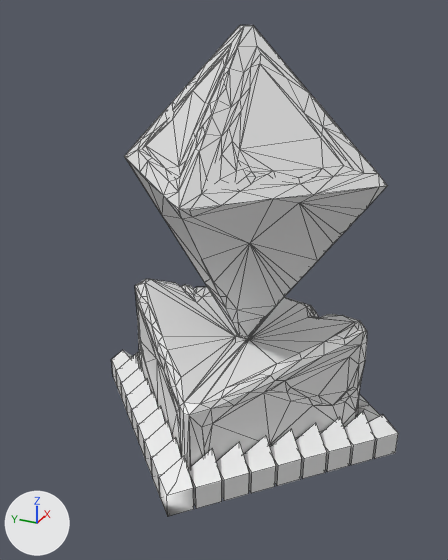
Two versions of the FBX model Elderland/Assets/Resources/Enemies/TurretEnemy/TurretEnemyModelFBX.fbx, one commit apart.
The view is the same before and after, from a 50 mm camera at (-4.39, -1.8, 2.87) aimed at (-0.03, 0.16, 0.69). Lighting does not change. The marker at lower left points along +X, +Y and +Z. Mesh edges are drawn as thin lines. Objects named as collision shapes, trigger or cutter boxes, shadow casters or lower levels of detail are left out. Where no turn or scale is listed for an object, it has been applied to the vertices.

The older version as bpy lines, for what is in view:
```python
me_cube = bpy.data.meshes.new('Cube')
me_cube.from_pydata(...)  # 272 vertices, 212 faces; spans x -2.68..0.14, y -1.41..1.41, z -0.1..0.25
me_cube.materials.append(mat_material)  # white #e7e7e7
me_cube_003 = bpy.data.meshes.new('Cube.003')
me_cube_003.from_pydata(...)  # 350 vertices, 692 faces; spans x -1.07..1.07, y -1.08..1.08, z -0.63..0.51
me_cube_003.materials.append(mat_material)  # white #e7e7e7
me_cube_004 = bpy.data.meshes.new('Cube.004')
me_cube_004.from_pydata(...)  # 304 vertices, 604 faces; spans x -1.09..0.86, y -1.1..1.1, z -1.47..1.04
me_cube_004.materials.append(mat_material)  # white #e7e7e7
ob_base_lod0 = bpy.data.objects.new('Base LOD0', me_cube_003)
ob_base_lod0.location = (0.0, 0.0, 0.0)
ob_cannon_lod0 = bpy.data.objects.new('Cannon LOD0', me_cube_004)
ob_cannon_lod0.location = (0.0, 0.0, 1.649)
ob_cube_001 = bpy.data.objects.new('Cube.001', me_cube)
ob_cube_001.location = (1.266, 0.0, -0.528)
# also in view: 'Cannon.001' at (-0.11, 0.0, 1.43)
```
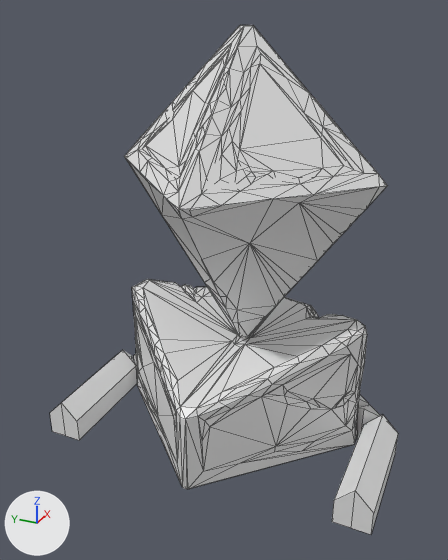
What the commit changed:
me_cube_003 is used by ob_base_lod0; location (0.0, 0.0, 0.0).
me_cube_003 had 350 vertices, 692 faces and spanned x -1.07..1.07, y -1.08..1.08, z -0.63..0.51.
me_cube_003 now has 351 vertices, 692 faces and spans x -1.13..1.07, y -1.08..1.08, z -0.63..0.51.
me_cube_003 part 3: 40 vertices moved from x -1.07..0.08, y -1.08..1.08, z -0.59..0.51 to x -1.13..0.05, y -1.08..1.08, z -0.59..0.51; 108 vertices removed from x -1.07..0.34, y -1.07..1.07, z -0.63..0.51; 110 vertices added at x -1.13..0.34, y -1.07..1.07, z -0.63..0.51.
me_cube is used by ob_cube_001; location (1.266, 0.0, -0.528).
me_cube had 272 vertices, 212 faces and spanned x -2.68..0.14, y -1.41..1.41, z -0.1..0.25.
me_cube now has 158 vertices, 122 faces and spans x -2.23..0.14, y -1.41..1.41, z -0.1..0.25.
me_cube part 1: 15 loose pieces with 122 vertices, spanning x -2.68..-1.28, y -1.25..1.25, z -0.1..0.25, are deleted.
Part 2, on me_cube:
4 vertices are removed from x -1.41, y -1.26..1.26, z -0.1..0.1.
12 faces are deleted.
4 vertices are added at (-2.22, 1.26, -0.1), (-2.22, 1.26, 0.25), (-2.22, -1.26, -0.1), (-2.22, -1.26, 0.25).
8 new vertices lie (-0.96, 0.0, 0.0) away from vertices in x -1.27, y -1.41..1.41, z -0.1..0.1.
16 new faces join them.

Pixel boxes (x1, y1, x2, y2) of what changed, in the pictures (448 x 560 px; the box of a moved part takes in the faces that stretch with it):
'Base LOD0', reshaped (10% taller)
    before: (135, 279, 367, 469)
    after: (132, 279, 367, 489)
'Cube.001', reshaped (21% wider, 11% taller)
    before: (111, 350, 398, 516)
    after: (50, 350, 398, 534)
part 1 of me_cube, deleted
    before: (116, 354, 375, 516)
part 2 of me_cube, moved or reshaped
    before: (111, 350, 398, 458)
    after: (50, 350, 398, 534)
